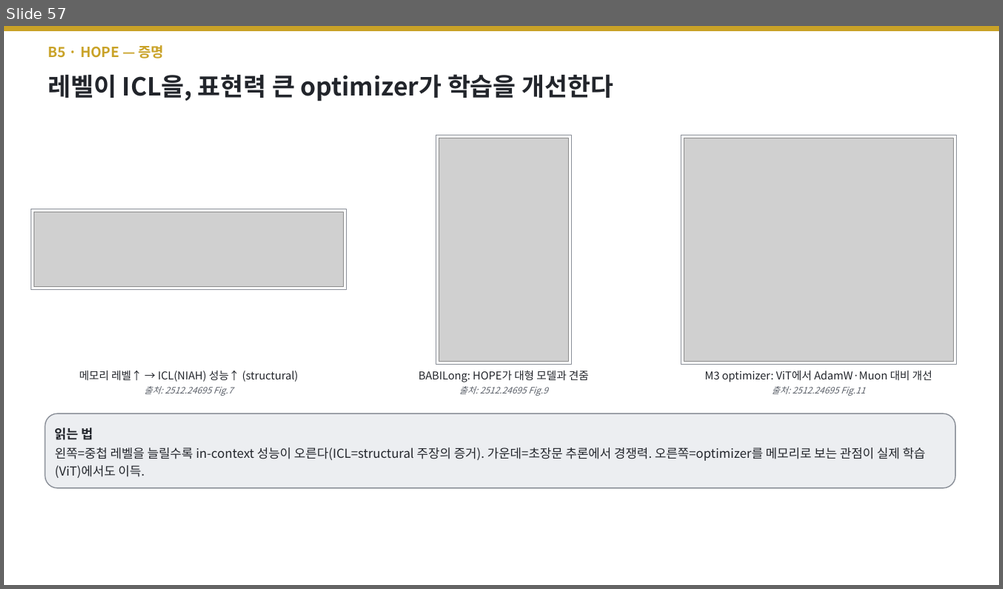
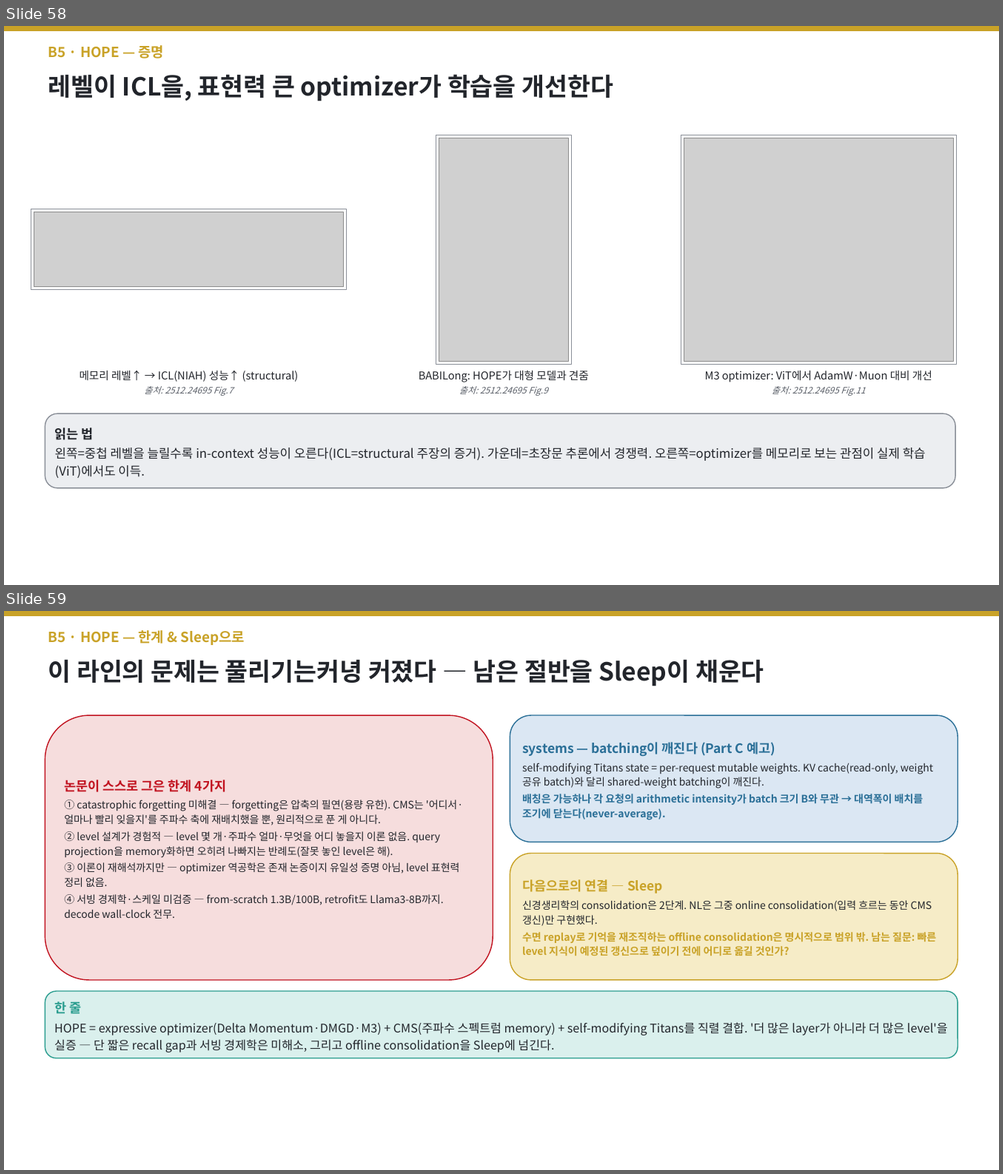
Before and after one commit to jimmylegendary/neural-memory-study, a slide deck: seminar/TTT-seminar.pptx. Shown one above the other, each under a label of ours: slide 57 before the commit, slides 58 and 59 after it. The pictures are 1003x589 and 1003x1174 pixels, drawn with LibreOffice and Linux fonts; fonts in the diff are those of the drawing; grey boxes stand for pictures. Boxes give left, top, right and bottom in pixels: in the first picture for what was removed or moved away, otherwise in the second. Text is boxed around its words. In the diff, an @@ line names an element or a change of style, - is before the commit and + after.

```diff
--- a/seminar/TTT-seminar.pptx
+++ b/seminar/TTT-seminar.pptx
@@ slide 59 added at bbox=[4, 611, 999, 1170], background #FFFFFF @@
@@ rectangle added at bbox=[4, 611, 999, 615], fill #C9A227, outline #C9A227 1 pt @@
@@ text added at bbox=[48, 630, 244, 645], 13.5 pt, text #C9A227, bold @@
+B5 · HOPE — 한계 & Sleep으로
@@ text added at bbox=[48, 659, 764, 686], 24 pt, text #22252B, bold @@
+이 라인의 문제는 풀리기는커녕 커졌다 — 남은 절반을 Sleep이 채운다
@@ rounded rectangle added at bbox=[45, 715, 492, 980], fill #F6DDDD, outline #C1121F 1 pt, 10 pt, text #22252B @@
+논문이 스스로 그은 한계 4가지
+① catastrophic forgetting 미해결 — forgetting은 압축의 필연(용량 유한). CMS는 '어디서·얼마나 빨리 잊을지'를 주파수 축에 재배치했을 뿐, 원리적으로 푼 게 아니다.
+② level 설계가 경험적 — level 몇 개·주파수 얼마·무엇을 어디 놓을지 이론 없음. query projection을 memory화하면 오히려 나빠지는 반례도(잘못 놓인 level은 해).
+③ 이론이 재해석까지만 — optimizer 역공학은 존재 논증이지 유일성 증명 아님, level 표현력 정리 없음.
+④ 서빙 경제학·스케일 미검증 — from-scratch 1.3B/100B, retrofit도 Llama3-8B까지. decode wall-clock 전무.
@@ rounded rectangle added at bbox=[510, 715, 958, 843], fill #DBE7F3, outline #2A6F97 1 pt, 10 pt, text #22252B @@
+systems — batching이 깨진다 (Part C 예고)
+self-modifying Titans state = per-request mutable weights. KV cache(read-only, weight 공유 batch)와 달리 shared-weight batching이 깨진다.
+배칭은 가능하나 각 요청의 arithmetic intensity가 batch 크기 B와 무관 → 대역폭이 배치를 조기에 닫는다(never-average).
@@ rounded rectangle added at bbox=[510, 854, 958, 980], fill #F6ECC7, outline #C9A227 1 pt, 10 pt, text #C9A227, bold @@
+다음으로의 연결 — Sleep
+신경생리학의 consolidation은 2단계. NL은 그중 online consolidation(입력 흐르는 동안 CMS 갱신)만 구현했다.
+수면 replay로 기억을 재조직하는 offline consolidation은 명시적으로 범위 밖. 남는 질문: 빠른 level 지식이 예정된 갱신으로 덮이기 전에 어디로 옮길 것인가?
@@ rounded rectangle added at bbox=[45, 991, 958, 1059], fill #DAF0ED, outline #2A9D8F 1 pt, 11.5 pt, text #22252B @@
+한 줄
+HOPE = expressive optimizer(Delta Momentum·DMGD·M3) + CMS(주파수 스펙트럼 memory) + self-modifying Titans를 직렬 결합. '더 많은 layer가 아니라 더 많은 level'을 실증 — 단 짧은 recall gap과 서빙 경제학은 미해소, 그리고 offline consolidation을 Sleep에 넘긴다.
@@ what was slide 57 is now slide 58 @@
```
Also in this commit, not shown: 1 other slide added, 1 other file.
